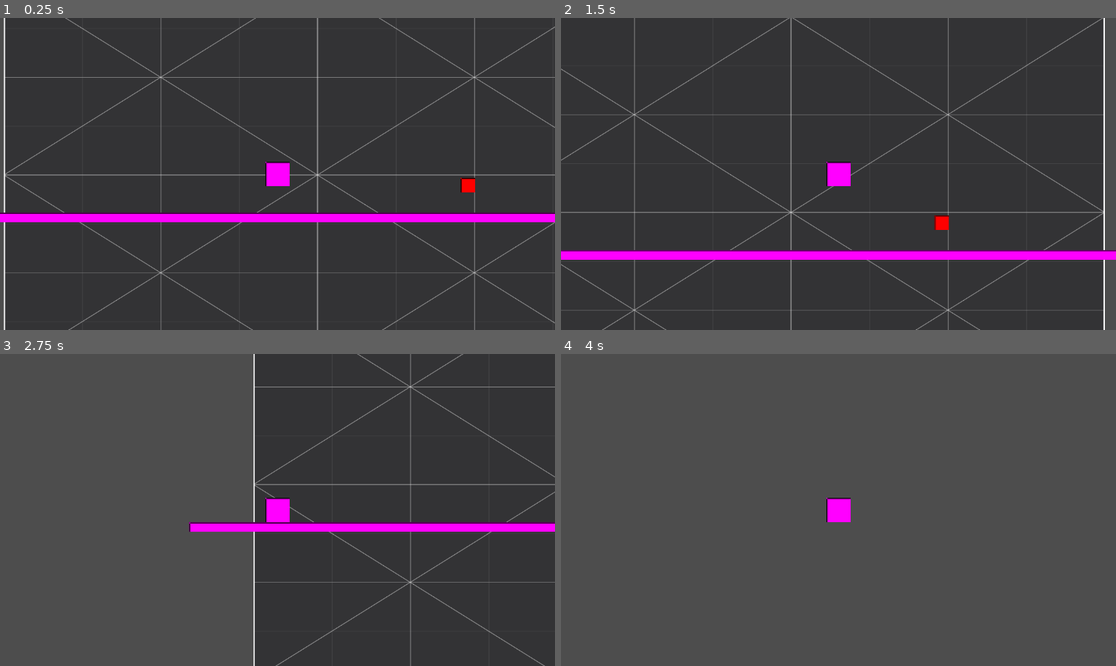
Above: before the commit, frames 1-4 (two rows, left to right).
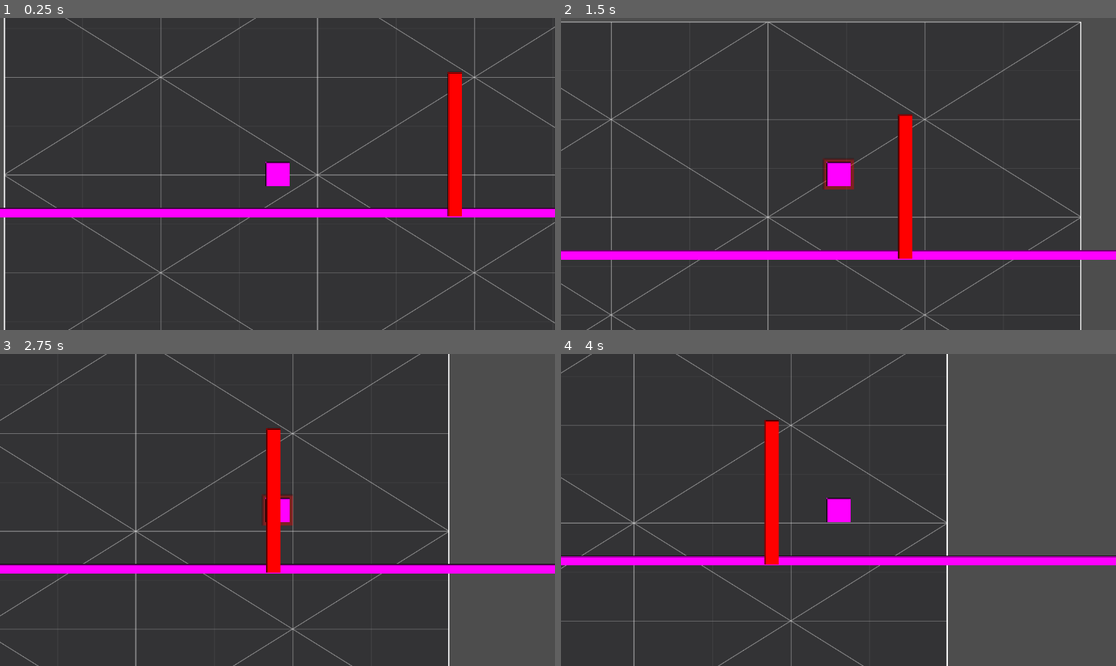
Above: after the commit, the same moments.

Repository: knJayden/godot-gmtk-2025
Game: Godot game, scene res://main.tscn
The game is run twice, just before and just after one commit, with the same random seed, the same clock (stepped at 60 frames per second) and the same inputs.
Inputs:
- Up to frame 1 (0.25 s): no input
- Up to frame 2 (1.5 s): hold E (bubble, bound only after the commit) 0.53-1.28 s; hold D (right) from 0.53 s (still down); tap Space (jump) at 0.77, 0.8, 1.07, 1.35 s
- Up to frame 3 (2.75 s): tap Space (jump) at 1.52, 1.82, 2.3 s; tap E (bubble, bound only after the commit) at 1.55 s; release D (right) at 2.03 s; hold A (left) from 2.03 s (still down); hold E (bubble, bound only after the commit) from 2.03 s (still down)
- Up to frame 4 (4 s): release A (left) at 2.78 s; release E (bubble, bound only after the commit) at 2.78 s; hold D (right) from 2.78 s (still down); tap E (bubble, bound only after the commit) at 2.85 s; tap Space (jump) at 3.02, 3.32 s; hold Space (jump) from 3.53 s (still down)

The runs differ from the first frame. In frame 1, 4.8% of the frame differs, in the area x 0-100%, y 17-66%; in frame 2, 12%; in frame 3, 67%; in frame 4, 68%, in the area x 0-100%, y 0-100%.

Commit message:
Add bubble

Diff:
--- a/Player/character_movement.gd
+++ b/Player/character_movement.gd
@@ -4,28 +4,93 @@
 @export var gravity: float
 @export var acceleration: int
 @export var friction: float
+@export var max_move_velocity: float
+
+@export var bubble_duration: float
+
+var bubble_cooldown_timer: Timer
+
+var bubble_duration_timer: Timer
+
+
+var bubble_on_cooldown: bool = false
+
+var bubble_active: bool = false
+
+var bubble_sprite: Sprite2D
+
+func _ready():
+	bubble_cooldown_timer = $BubbleCooldown
+	bubble_duration_timer = $BubbleDuration
+	bubble_sprite = $BubbleSprite
+
 
 func _input(event):
 	if event.is_action_pressed("jump") and is_on_floor():
-		print("jump")
 		velocity.y = -jump_force
 
+	if event.is_action_pressed("bubble") and !bubble_on_cooldown:
+		print("Activate bubble")
+		bubble_sprite.visible = true
+		bubble_active = true
+		bubble_on_cooldown = true
+		bubble_duration_timer.start(bubble_duration)
+
+
 func _physics_process(delta):
-	if !is_on_floor():
-		velocity.y += gravity
-	else:
+
+	apply_gravity(delta)
+
+	var is_input = Input.is_action_pressed("right") or Input.is_action_pressed("left")
+
+	if is_on_floor() and !is_input:
 		velocity.x = move_toward(velocity.x, 0, friction * delta)
 
-	# Handle input
+
 	if Input.is_action_pressed("right"):
 		velocity.x += acceleration * delta
 
 	if Input.is_action_pressed("left"):
 		velocity.x -= acceleration * delta
 
+
+	if abs(velocity.x) > max_move_velocity:
+		velocity.x = max_move_velocity
+
 	move_and_slide()
 
 func _on_hit_box_area_entered(area):
 	if area is HurtBox:
-		var vector = position - area.position
-		velocity = -(vector * 1)
+		if bubble_active:
+			var collision_normal = (global_position - area.global_position).normalized()
+
+			var min_bounce_strength = 400
+			var current_speed = velocity.length()
+			var bounce_speed = max(current_speed, min_bounce_strength)
+
+			velocity = velocity.bounce(collision_normal).normalized() * bounce_speed
+
+
+
+		else:
+			print("Dead")
+
+
+func apply_gravity(delta: float):
+	if !is_on_floor():
+		velocity.y += gravity
+
+
+
+
+func _on_bubble_duration_timeout():
+	print("Bubble over")
+	bubble_sprite.visible = false
+
+	bubble_active = false
+	bubble_cooldown_timer.start(2)
+
+
+func _on_bubble_cooldown_timeout():
+	print("Bubble ready")
+	bubble_on_cooldown = false
--- a/Player/player.tscn
+++ b/Player/player.tscn
@@ -1,10 +1,13 @@
-[gd_scene load_steps=7 format=3 uid="uid://bolptiwbp3d3k"]
+[gd_scene load_steps=8 format=3 uid="uid://bolptiwbp3d3k"]
 
 [ext_resource type="Script" uid="uid://3ds38y7ca1mf" path="res://Player/character_movement.gd" id="1_l8h54"]
 [ext_resource type="Script" uid="uid://nojocmt0o1r1" path="res://Player/hit_box.gd" id="2_4ntmi"]
 
 [sub_resource type="RectangleShape2D" id="RectangleShape2D_onrkg"]
 size = Vector2(50, 50)
+
+[sub_resource type="PlaceholderTexture2D" id="PlaceholderTexture2D_4ntmi"]
+size = Vector2(65, 65)
 
 [sub_resource type="SpriteFrames" id="SpriteFrames_4ntmi"]
 
@@ -22,6 +25,11 @@
 [node name="Collider" type="CollisionShape2D" parent="."]
 shape = SubResource("RectangleShape2D_onrkg")
 
+[node name="BubbleSprite" type="Sprite2D" parent="."]
+visible = false
+modulate = Color(1, 1, 0, 0.372549)
+texture = SubResource("PlaceholderTexture2D_4ntmi")
+
 [node name="AnimatedSprite2D" type="AnimatedSprite2D" parent="."]
 sprite_frames = SubResource("SpriteFrames_4ntmi")
 
@@ -34,4 +42,12 @@
 [node name="CollisionShape2D" type="CollisionShape2D" parent="HitBox"]
 shape = SubResource("RectangleShape2D_4ntmi")
 
+[node name="BubbleCooldown" type="Timer" parent="."]
+one_shot = true
+
+[node name="BubbleDuration" type="Timer" parent="."]
+one_shot = true
+
 [connection signal="area_entered" from="HitBox" to="." method="_on_hit_box_area_entered"]
+[connection signal="timeout" from="BubbleCooldown" to="." method="_on_bubble_cooldown_timeout"]
+[connection signal="timeout" from="BubbleDuration" to="." method="_on_bubble_duration_timeout"]
--- a/main.tscn
+++ b/main.tscn
@@ -5,10 +5,10 @@
 [ext_resource type="PackedScene" uid="uid://bl7nky2t058p7" path="res://obstacle.tscn" id="3_h2yge"]
 
 [sub_resource type="RectangleShape2D" id="RectangleShape2D_0xm2m"]
-size = Vector2(1500, 20)
+size = Vector2(3000, 20)
 
 [sub_resource type="PlaceholderTexture2D" id="PlaceholderTexture2D_0xm2m"]
-size = Vector2(1500, 20)
+size = Vector2(3000, 20)
 
 [node name="Main" type="Node2D"]
 
@@ -22,16 +22,18 @@
 jump_force = 500
 gravity = 15.0
 acceleration = 500
-friction = 250.0
+friction = 500.0
+max_move_velocity = 1000.0
+bubble_duration = 3.0
 
 [node name="Floor" type="StaticBody2D" parent="."]
 
 [node name="CollisionShape2D" type="CollisionShape2D" parent="Floor"]
-position = Vector2(614, 442)
+position = Vector2(650, 432)
 shape = SubResource("RectangleShape2D_0xm2m")
 
 [node name="Sprite2D" type="Sprite2D" parent="Floor/CollisionShape2D"]
 texture = SubResource("PlaceholderTexture2D_0xm2m")
 
 [node name="StaticObstacle" parent="." instance=ExtResource("3_h2yge")]
-position = Vector2(961, 375)
+position = Vector2(934, 290)
--- a/obstacle.tscn
+++ b/obstacle.tscn
@@ -3,10 +3,10 @@
 [ext_resource type="Script" uid="uid://glb6qrsfffnf" path="res://hurt_box.gd" id="1_sl1jc"]
 
 [sub_resource type="RectangleShape2D" id="RectangleShape2D_qcbvg"]
-size = Vector2(30, 30)
+size = Vector2(30, 300)
 
 [sub_resource type="PlaceholderTexture2D" id="PlaceholderTexture2D_qcbvg"]
-size = Vector2(30, 30)
+size = Vector2(30, 300)
 
 [node name="StaticObstacle" type="Node2D"]
 
--- a/project.godot
+++ b/project.godot
@@ -31,3 +31,18 @@
 "events": [Object(InputEventKey,"resource_local_to_scene":false,"resource_name":"","device":-1,"window_id":0,"alt_press …(191 unchanged characters)…
 ]
 }
+up={
+"deadzone": 0.2,
+"events": [Object(InputEventKey,"resource_local_to_scene":false,"resource_name":"","device":-1,"window_id":0,"alt_pressed":false,"shift_pressed":false,"ctrl_pressed":false,"meta_pressed":false,"pressed":false,"keycode":0,"physical_keycode":87,"key_label":0,"unicode":119,"location":0,"echo":false,"script":null)
+]
+}
+down={
+"deadzone": 0.2,
+"events": [Object(InputEventKey,"resource_local_to_scene":false,"resource_name":"","device":-1,"window_id":0,"alt_pressed":false,"shift_pressed":false,"ctrl_pressed":false,"meta_pressed":false,"pressed":false,"keycode":0,"physical_keycode":83,"key_label":0,"unicode":115,"location":0,"echo":false,"script":null)
+]
+}
+bubble={
+"deadzone": 0.2,
+"events": [Object(InputEventKey,"resource_local_to_scene":false,"resource_name":"","device":-1,"window_id":0,"alt_pressed":false,"shift_pressed":false,"ctrl_pressed":false,"meta_pressed":false,"pressed":false,"keycode":0,"physical_keycode":69,"key_label":0,"unicode":101,"location":0,"echo":false,"script":null)
+]
+}
